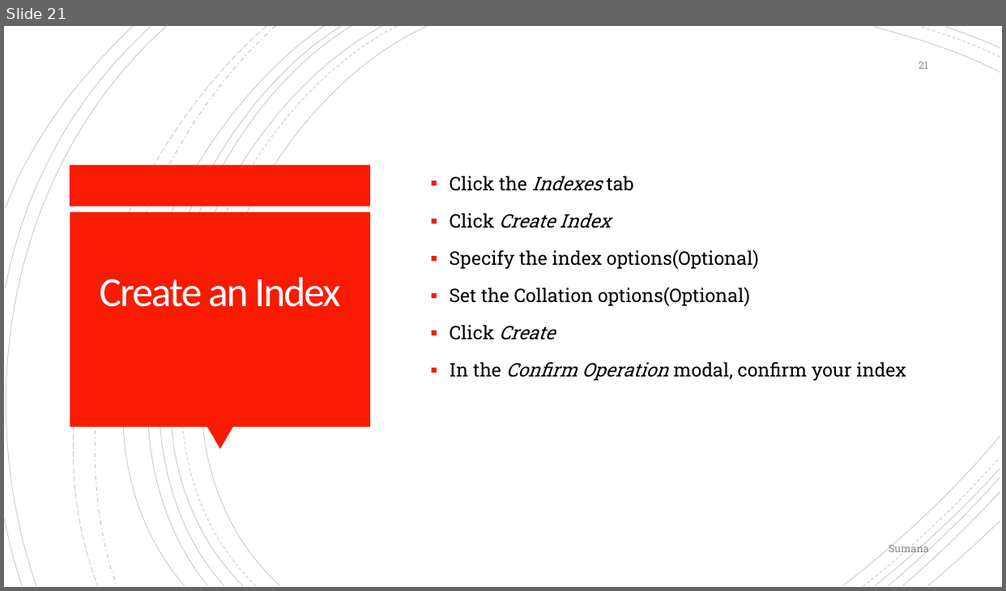
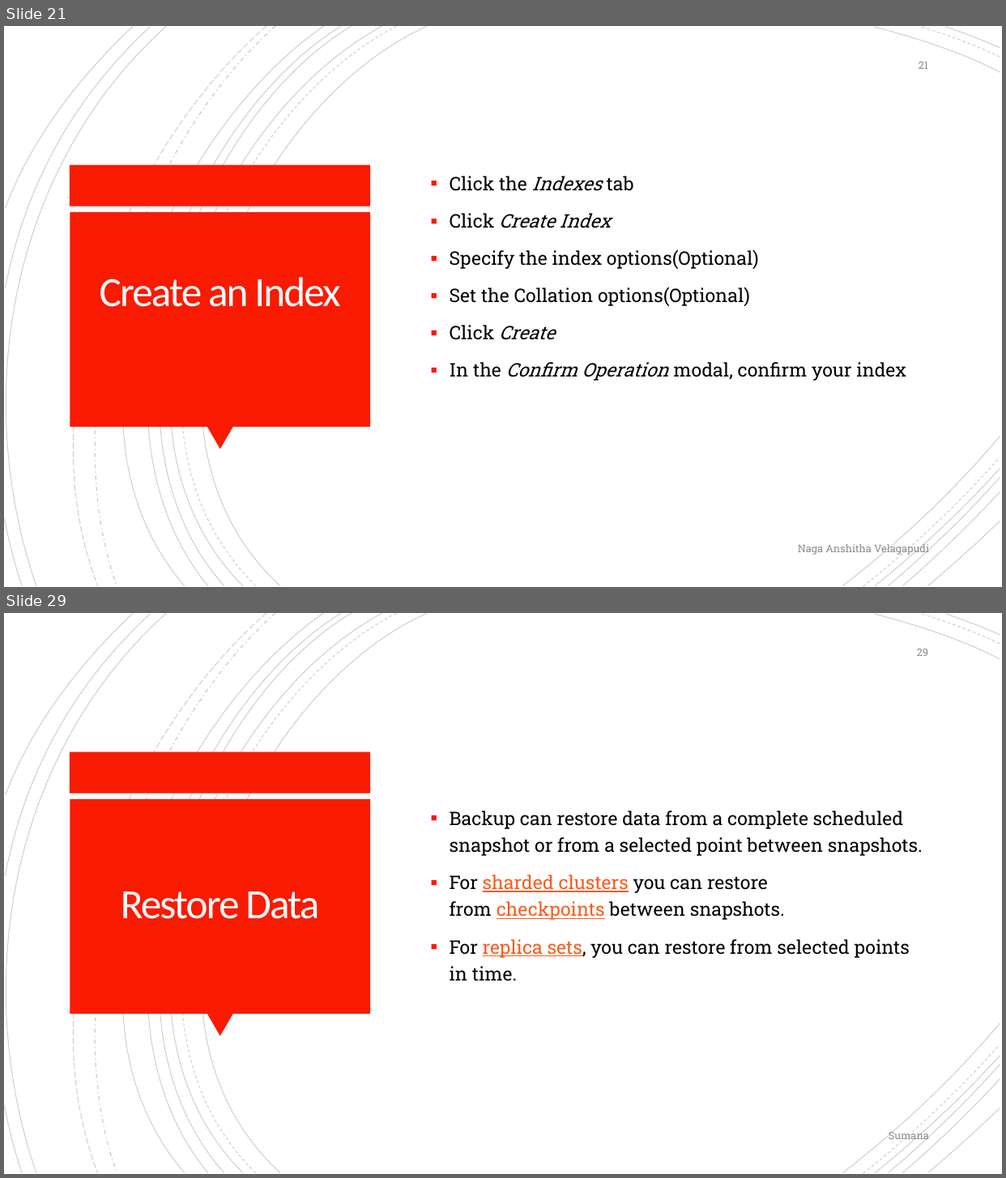
Before and after one commit to anshithavelagapudi/MongoDb-Project, a slide deck: MongoDB_with_Atlas.pptx. Shown one above the other, each under a label of ours: slide 21 before the commit, slides 21 and 29 after it; the slides between them are not shown. The pictures are 1006x591 and 1006x1178 pixels, drawn with LibreOffice and Linux fonts; fonts in the diff are those of the drawing. Boxes give left, top, right and bottom in pixels: in the first picture for what was removed or moved away, otherwise in the second. Text is boxed around its words. In the diff, an @@ line names an element or a change of style, - is before the commit and + after.

```diff
--- a/MongoDB_with_Atlas.pptx
+++ b/MongoDB_with_Atlas.pptx
@@ slide 29 added at (4,613,1002,1174), background #FFFFFF; not listed: 24 template elements that a slide beside it also shows @@
@@ page number added at (917,649,928,656), 10 pt, text #8C8C8C @@
+29
@@ text added at (450,811,923,981), 18 pt, text #000000 @@
+▪ Backup can restore data from a complete scheduled snapshot or from a selected point between snapshots.
+▪ For sharded clusters you can restore from checkpoints between snapshots.
+▪ For replica sets, you can restore from selected points in time.
@@ title added at (121,892,319,919), 40 pt, text #FFFFFF @@
+Restore Data
@@ text added at (889,1130,929,1143), 10 pt, text #8C8C8C @@
+Sumana
@@ slide 21 changed as well @@
@@ text at (798,543,929,556): text changed @@
-Sumana
+Naga Anshitha Velagapudi
```
Also in this commit, not shown: 7 other slides changed, 10 other slides added.
